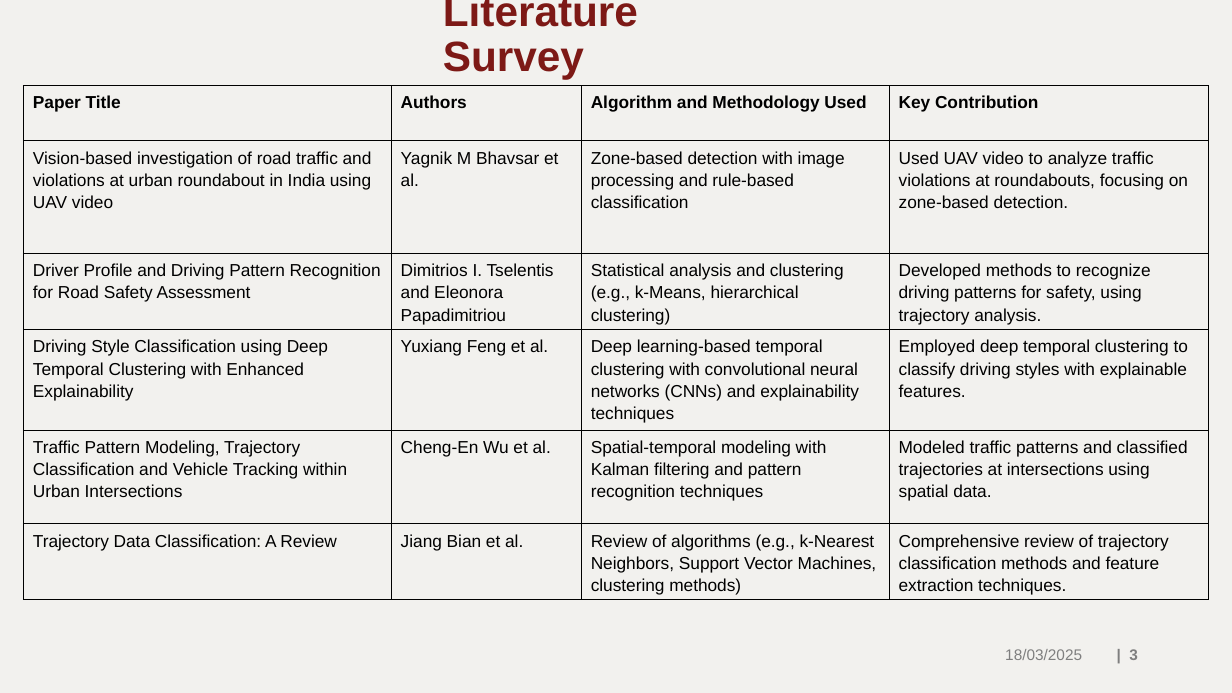
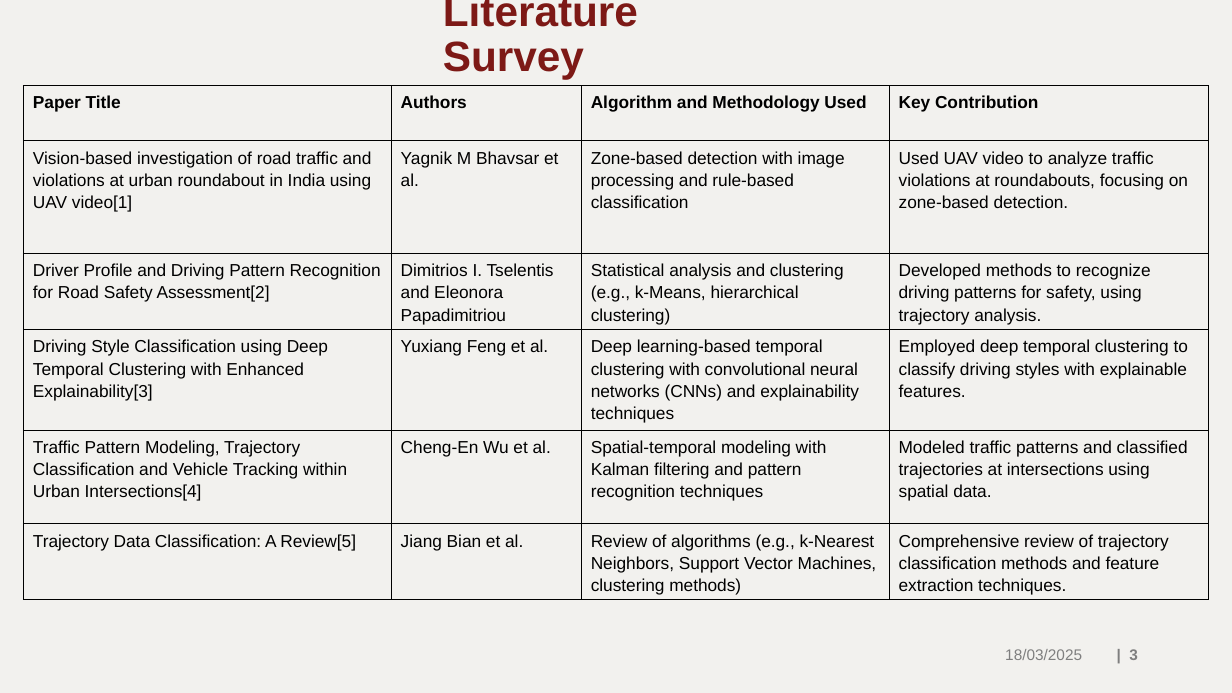
Before and after one commit to Vishv0407/ML_2025_4_Cluster_555, a slide deck: slide 3 of ML_Presentation_1.pptx. Drawn at 1232x693 pixels with LibreOffice and Linux fonts; fonts in the diff are those of the drawing; background and template pictures are left out. Boxes give left, top, right and bottom in pixels: in the first picture for what was removed or moved away, otherwise in the second. Text is boxed around its words. In the diff, an @@ line names an element or a change of style, - is before the commit and + after.

Commit message:
update ppt

```diff
--- a/ML_Presentation_1.pptx
+++ b/ML_Presentation_1.pptx
@@ table at box(23, 86, 1209, 599) @@
-row 2, column 1: Vision-based investigation of road traffic and violations at urban roundabout in India using UAV video
+row 2, column 1: Vision-based investigation of road traffic and violations at urban roundabout in India using UAV video[1]
-row 3, column 1: Driver Profile and Driving Pattern Recognition for Road Safety Assessment
+row 3, column 1: Driver Profile and Driving Pattern Recognition for Road Safety Assessment[2]
-row 4, column 1: Driving Style Classification using Deep Temporal Clustering with Enhanced Explainability
+row 4, column 1: Driving Style Classification using Deep Temporal Clustering with Enhanced Explainability[3]
-row 5, column 1: Traffic Pattern Modeling, Trajectory Classification and Vehicle Tracking within Urban Intersections
+row 5, column 1: Traffic Pattern Modeling, Trajectory Classification and Vehicle Tracking within Urban Intersections[4]
-row 6, column 1: Trajectory Data Classification: A Review
+row 6, column 1: Trajectory Data Classification: A Review[5]
```
Also in this commit, not shown: 6 other slides changed.
